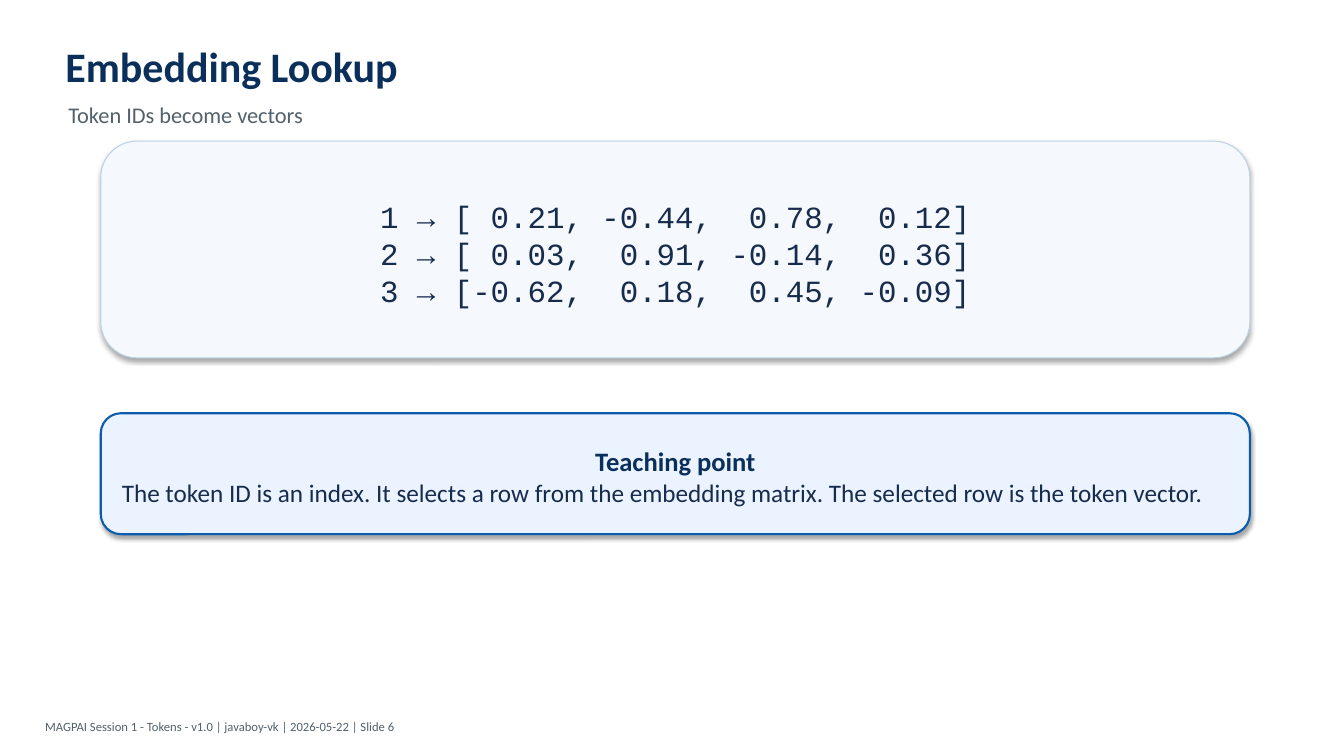
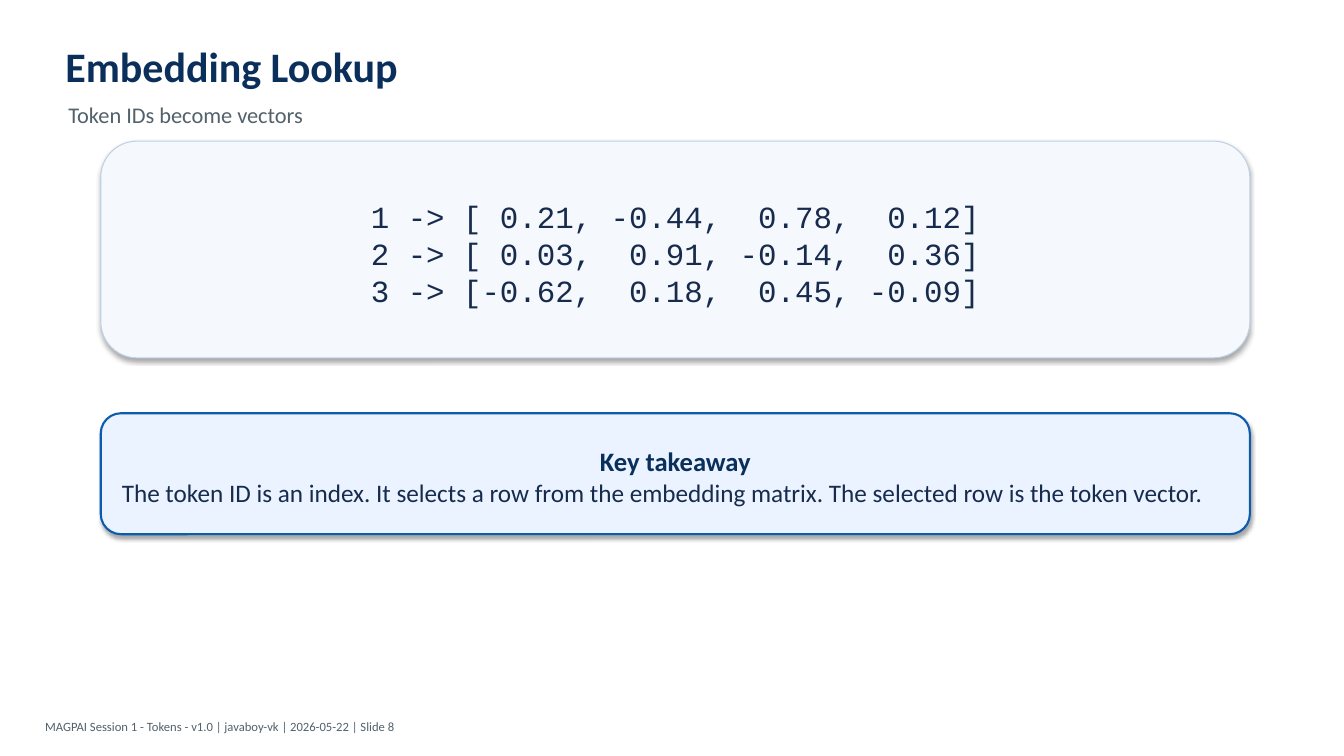
Before and after one commit to javaboy-vk/MAGPAI, a slide deck: slide 9 of pptx/Session_01_Tokens_v1.0.pptx (slide 7 before the commit). Drawn at 1344x756 pixels with LibreOffice and Linux fonts; fonts in the diff are those of the drawing. Boxes give left, top, right and bottom in pixels: in the first picture for what was removed or moved away, otherwise in the second. Text is boxed around its words. In the diff, an @@ line names an element or a change of style, - is before the commit and + after.

```diff
--- a/pptx/Session_01_Tokens_v1.0.pptx
+++ b/pptx/Session_01_Tokens_v1.0.pptx
@@ text in rounded rectangle at box(371, 206, 980, 309): text changed @@
-1 → [ 0.21, -0.44, 0.78, 0.12]
-2 → [ 0.03, 0.91, -0.14, 0.36]
-3 → [-0.62, 0.18, 0.45, -0.09]
+1 -> [ 0.21, -0.44, 0.78, 0.12]
+2 -> [ 0.03, 0.91, -0.14, 0.36]
+3 -> [-0.62, 0.18, 0.45, -0.09]
@@ text in rounded rectangle at box(600, 452, 751, 476): text changed @@
-Teaching point
+Key takeaway
```
Also in this commit, not shown: 8 other slides changed, 6 slides added, 24 other files.
